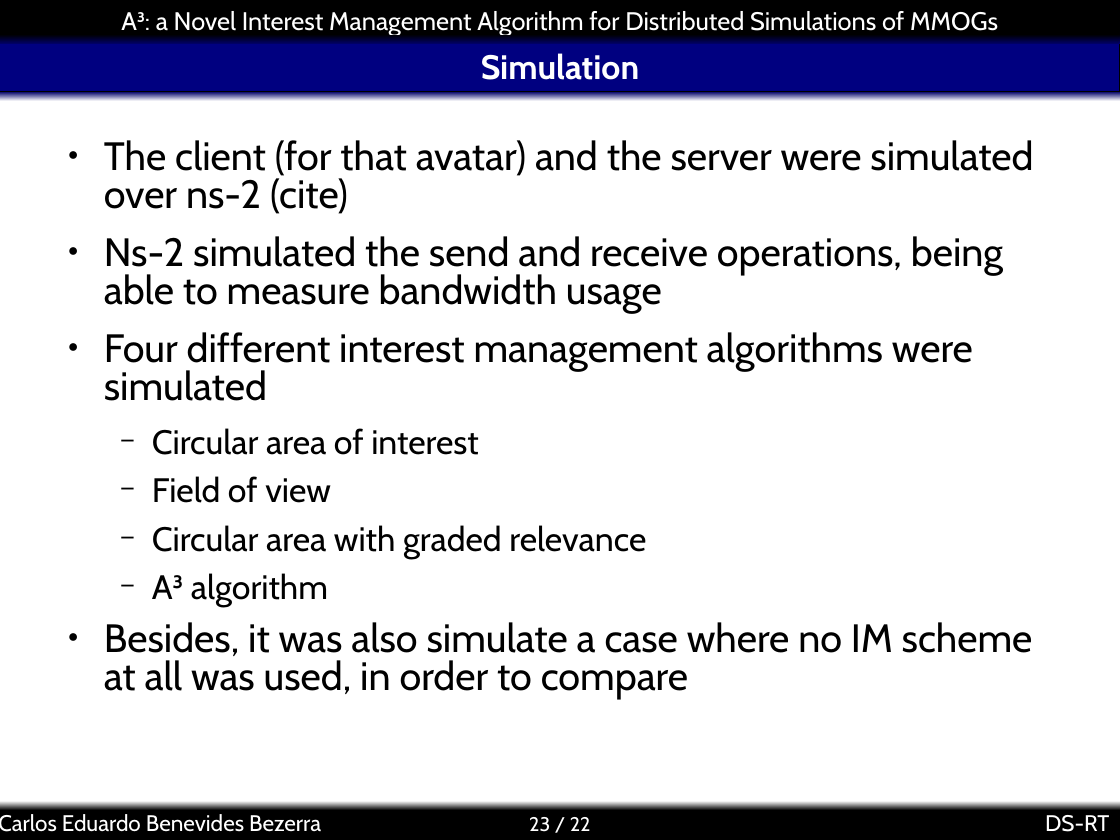
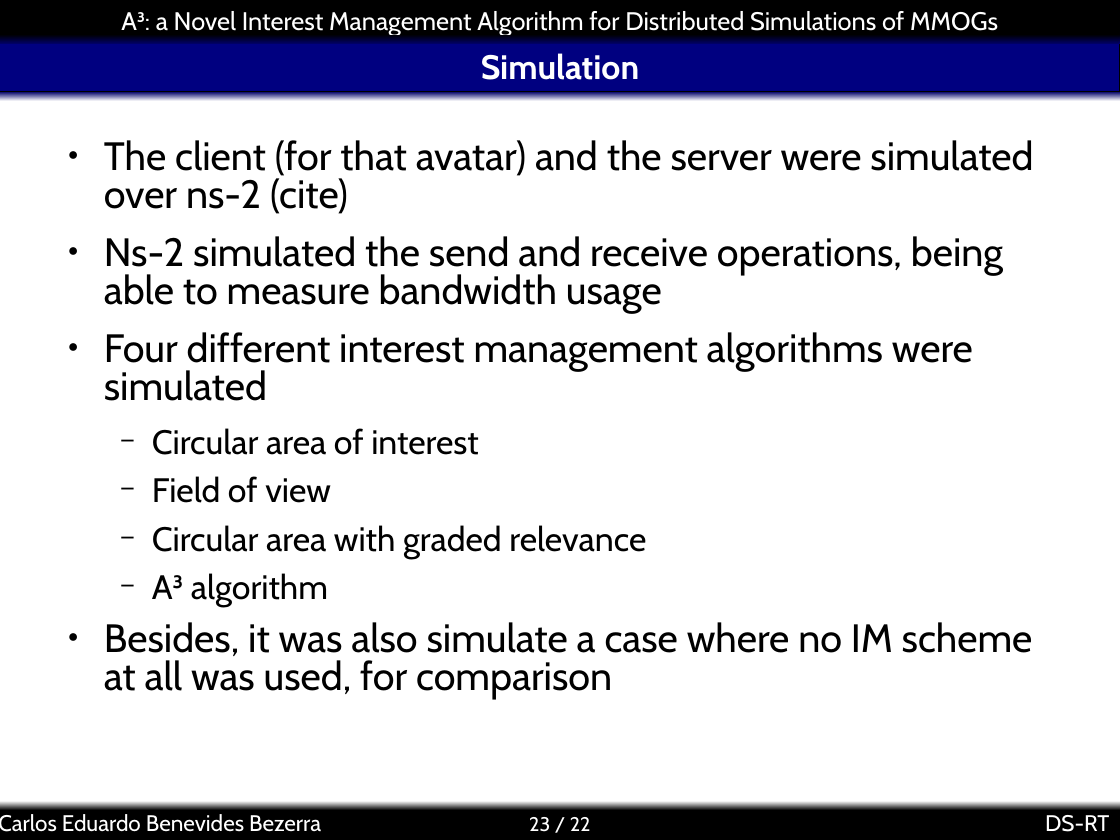
Before and after one commit to kdubezerra/kdubezerra, a slide deck: slide 23 of textos/dsrt/a3slides.ppt. Drawn at 1120x840 pixels with LibreOffice and Linux fonts; fonts in the diff are those of the drawing; background and template pictures are left out. Boxes give left, top, right and bottom in pixels: in the first picture for what was removed or moved away, otherwise in the second. Text is boxed around its words. In the diff, an @@ line names an element or a change of style, - is before the commit and + after.

```diff
--- a/textos/dsrt/a3slides.ppt
+++ b/textos/dsrt/a3slides.ppt
@@ text at bbox=[104, 622, 1033, 699]: text changed @@
-● Besides, it was also simulate a case where no IM scheme at all was used, in order to compare
+● Besides, it was also simulate a case where no IM scheme at all was used, for comparison
```
Also in this commit, not shown: 7 other slides changed, 1 slide added, 1 slide removed.
